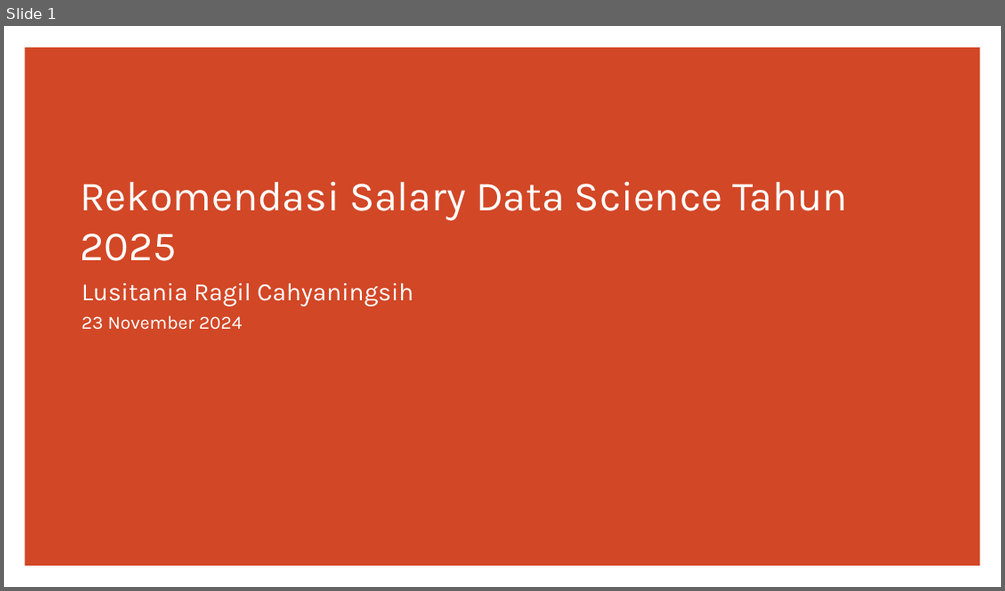
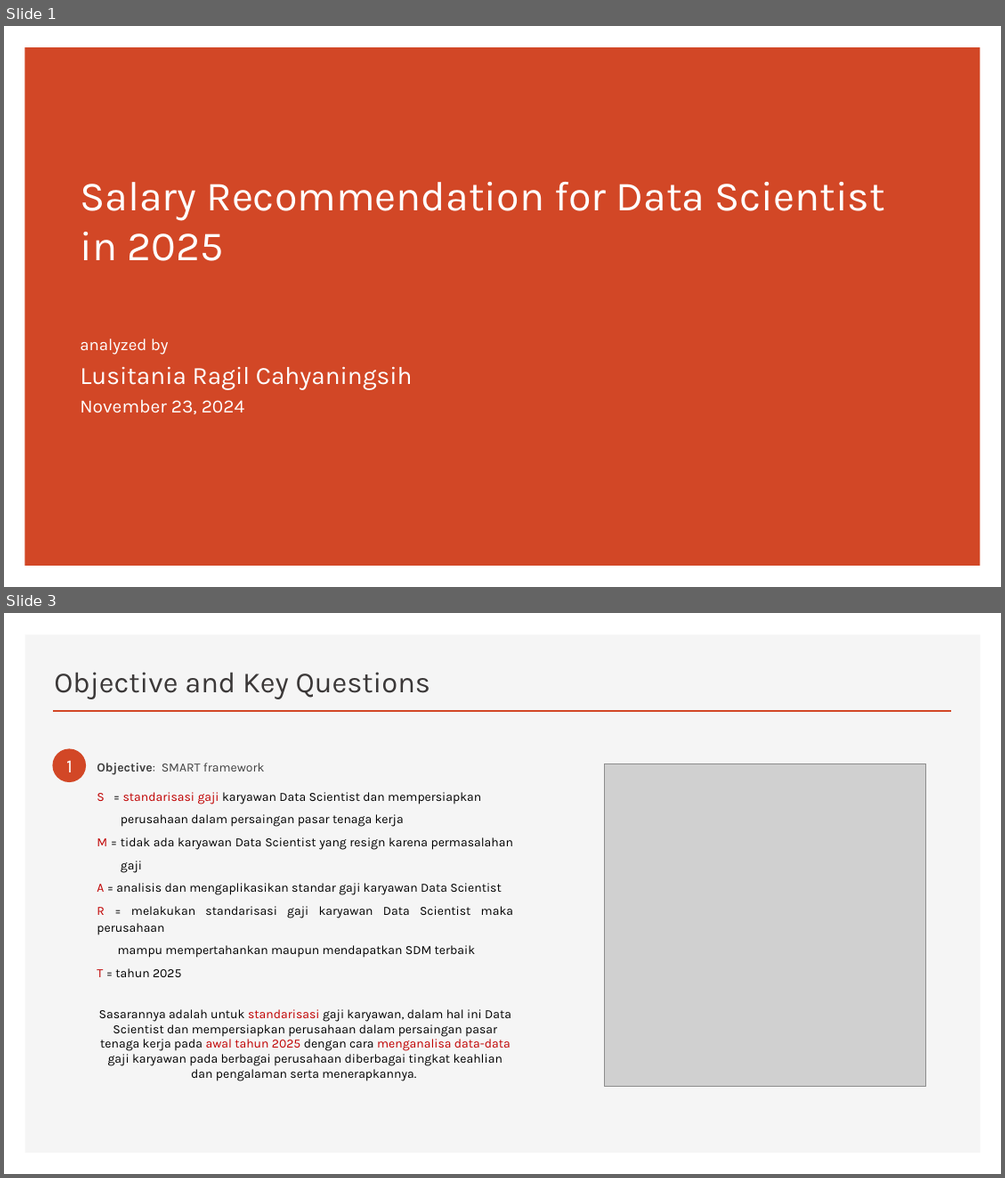
Before and after one commit to CODA-Assignment-Bay/p1-coda001-rmt-m2-lusitaniarc, a slide deck: P1M2_lusitania.pptx. Shown one above the other, each under a label of ours: slide 1 before the commit, slides 1 and 3 after it; the slides between them are not shown. The pictures are 1005x591 and 1005x1178 pixels, drawn with LibreOffice and Linux fonts; fonts in the diff are those of the drawing; grey boxes stand for pictures. Boxes give left, top, right and bottom in pixels: in the first picture for what was removed or moved away, otherwise in the second. Text is boxed around its words. In the diff, an @@ line names an element or a change of style, - is before the commit and + after.

```diff
--- a/P1M2_lusitania.pptx
+++ b/P1M2_lusitania.pptx
@@ slide 3 added at (4,613,1001,1174), background #FFFFFF @@
@@ rectangle added at (25,634,980,1153), fill #F5F5F5 @@
@@ title added at (54,672,431,699), 28 pt, text #3B3838 @@
+Objective and Key Questions
@@ line added from (53, 711) to (952, 711), #D24726 2 pt @@
@@ ellipse added at (53,749,86,783), fill #D24726 @@
@@ text added at (66,761,73,772), 18 pt, text #FFFFFF @@
+1
@@ text added at (97,763,513,977), 12 pt, text #000000 @@
+Objective: SMART framework
+S = standarisasi gaji karyawan Data Scientist dan mempersiapkan
+perusahaan dalam persaingan pasar tenaga kerja
+M = tidak ada karyawan Data Scientist yang resign karena permasalahan
+gaji
+A = analisis dan mengaplikasikan standar gaji karyawan Data Scientist
+R = melakukan standarisasi gaji karyawan Data Scientist maka perusahaan
+mampu mempertahankan maupun mendapatkan SDM terbaik
+T = tahun 2025
@@ picture added at (604,764,925,1086) @@
@@ text added at (99,1009,511,1081), 12 pt, text #000000 @@
+Sasarannya adalah untuk standarisasi gaji karyawan, dalam hal ini Data Scientist dan mempersiapkan perusahaan dalam persaingan pasar tenaga kerja pada awal tahun 2025 dengan cara menganalisa data-data gaji karyawan pada berbagai perusahaan diberbagai tingkat keahlian dan pengalaman serta menerapkannya.
@@ slide 1 changed as well @@
@@ title at (80,182,885,261): text changed @@
-Rekomendasi Salary Data Science Tahun 2025
+Salary Recommendation for Data Scientist
+in 2025
@@ subtitle "analyzed by": place and size @@
-subtitle "analyzed by" at (81,282,413,329)
+subtitle "analyzed by" at (80,338,413,414)
@@ subtitle at (80,338,169,354): paragraph added @@
+analyzed by
@@ subtitle at (80,399,244,414): text changed @@
-23 November 2024
+November 23, 2024
```
Also in this commit, not shown: 12 other slides added, 8 slides removed, 3 other files.
